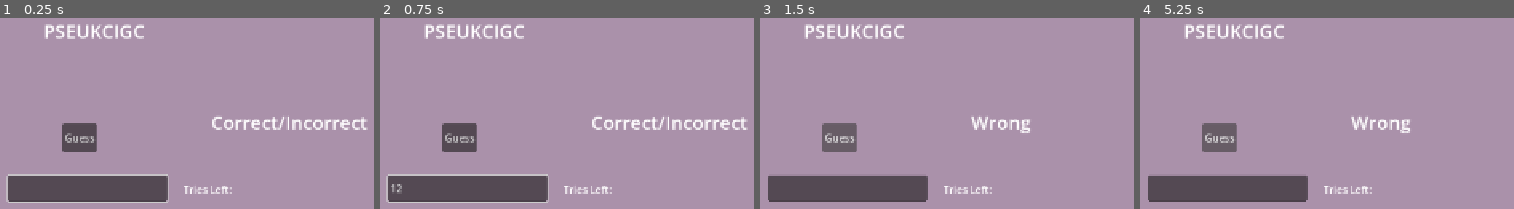
Above: before the commit, frames 1-4 (left to right).
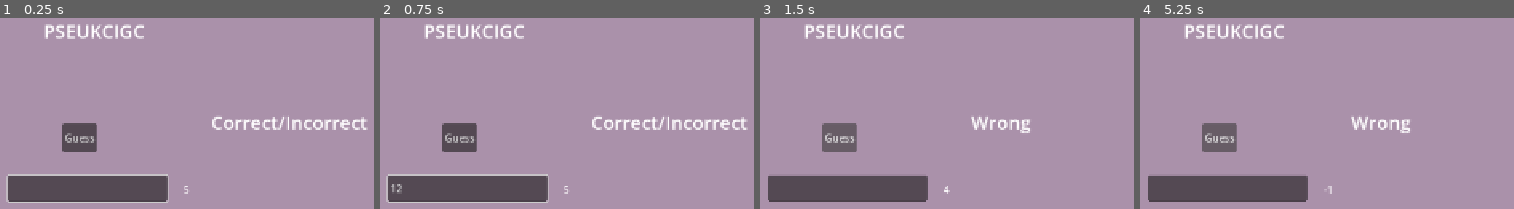
Above: after the commit, the same moments.

Repository: Tassnaz/GissaOrdet
Game: Godot game, scene res://Scenes/main.tscn
Two runs of this game, one before a commit and one after it. Both use one fixed random seed, a clock stepped at 60 frames per second and the inputs below.
Inputs (mouse positions are in pixels of both pictures, inside the frame that each line leads up to):
- Up to frame 1 (0.25 s): no input
- Up to frame 2 (0.75 s): click (466, 187) at 0.52 s; type "12" at 0.6 s
- Up to frame 3 (1.5 s): click "Guess" at 1.25 s
- Up to frame 4 (5.25 s): click "Guess" at 2 s; click "Guess" at 2.75 s; tap Enter at 3.5, 5 s; tap Space at 4.25 s

The runs differ from the first frame. In frame 1, 0.3% of the frame differs, in the area x 49-63%, y 87-93%; in frame 2, 0.3%; in frame 3, 0.3%; in frame 4, 0.3%.

Commit message:
tries left label working

Diff:
--- a/Scripts/main.gd
+++ b/Scripts/main.gd
@@ -16,6 +16,7 @@
 	new_word()
 	word_label.text = scrambled_word
 	guess_input.grab_focus()
+	tries_left_label.text = str(tries_left)
 
 func new_word():
 	current_word = word_list.pick_random()
@@ -39,4 +40,6 @@
 
 	else:
 		feedback_label.text = "Wrong"
+		tries_left -= 1
+		tries_left_label.text = str(tries_left)
 		guess_input.clear()
